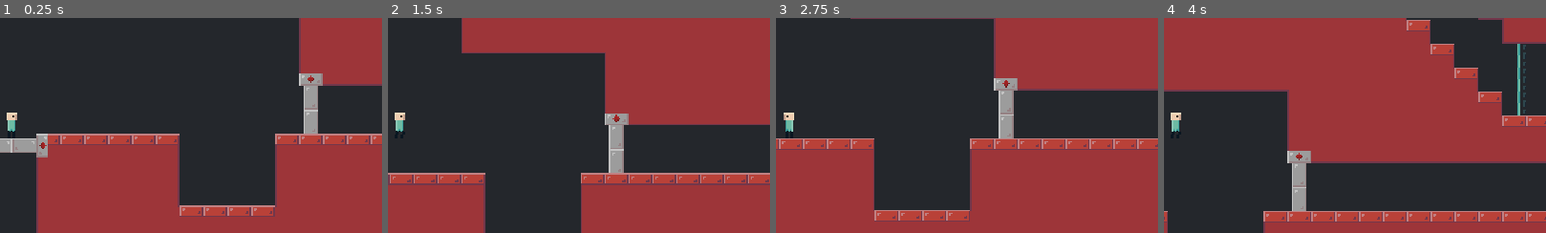
Above: before the commit, frames 1-4 (left to right).
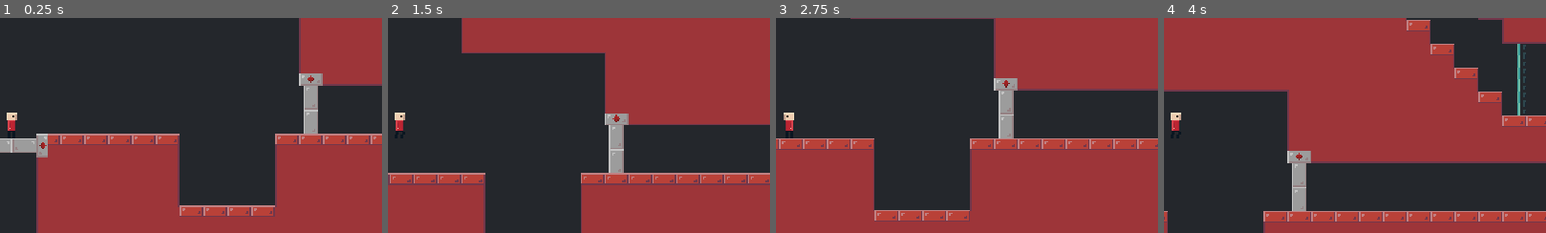
Above: after the commit, the same moments.

Repository: Lunatic-Games/kill-me-now
Game: Godot game, scene res://levels/train_station_5.tscn
Two runs of this game, one before a commit and one after it. Both use one fixed random seed, a clock stepped at 60 frames per second and the inputs below. This scene is started directly instead of the project's main scene.
Inputs:
- Up to frame 1 (0.25 s): no input
- Up to frame 2 (1.5 s): tap Enter at 0.5 s; hold D (move_right) from 0.53 s (still down); tap E (interact) at 0.6, 1.35 s; tap Space (jump) at 0.77 s
- Up to frame 3 (2.75 s): tap Space (jump) at 1.52 s; release D (move_right) at 2.03 s; hold A (move_left) from 2.03 s (still down); tap E (interact) at 2.1 s
- Up to frame 4 (4 s): release A (move_left) at 2.78 s; hold D (move_right) from 2.78 s (still down); tap E (interact) at 2.85, 3.6 s; tap Space (jump) at 3.02, 3.77 s
The pictures show only the part of the screen within x 48-98%, y 26-76%; the shares and areas given below are measured in that part.

The runs differ from the first frame. In frame 1, 0.1% of the frame differs, in the area x 2-4%, y 47-53%; in frame 2, 0.1%; in frame 3, 0.1%, in the area x 2-5%, y 47-53%; in frame 4, 0.1%.

Commit message:
Finnished base of levels 1-5

Diff:
--- a/levels/train_station_1.tscn
+++ b/levels/train_station_1.tscn
@@ -1,15 +1,22 @@
-[gd_scene load_steps=5 format=2]
+[gd_scene load_steps=7 format=2]
 
 [ext_resource path="res://tiles/dungeon_tileset.tres" type="TileSet" id=1]
 [ext_resource path="res://soul/soul.tscn" type="PackedScene" id=2]
 [ext_resource path="res://body/body.tscn" type="PackedScene" id=3]
 [ext_resource path="res://contraptions/electric_rail/electric_rail.tscn" type="PackedScene" id=4]
+[ext_resource path="res://menus/pause_menu/pause_menu.tscn" type="PackedScene" id=5]
+[ext_resource path="res://levels/level.gd" type="Script" id=6]
 
 [node name="train_station_1" type="Node2D"]
+script = ExtResource( 6 )
+
+[node name="PauseMenu" parent="." instance=ExtResource( 5 )]
 
 [node name="TileMap" type="TileMap" parent="."]
 tile_set = ExtResource( 1 )
 cell_size = Vector2( 32, 32 )
+collision_layer = 3
+collision_mask = 3
 format = 1
 tile_data = PoolIntArray( 131068, 0, 65537, 131069, 0, 65536, 131070, 0, 65536, 131071, 0, 65536, 65536, 0, 65536, 6553 …(6990 unchanged characters)…
 
@@ -17,6 +24,7 @@
 position = Vector2( 340, 421 )
 
 [node name="Soul" parent="Body" instance=ExtResource( 2 )]
+show_behind_parent = true
 position = Vector2( 0, 4 )
 
 [node name="ElectricRail" parent="." instance=ExtResource( 4 )]
--- a/levels/train_station_2.tscn
+++ b/levels/train_station_2.tscn
@@ -7,6 +7,8 @@
 [ext_resource path="res://contraptions/fence/fence.tscn" type="PackedScene" id=5]
 [ext_resource path="res://contraptions/soul_fence/soul_fence.tscn" type="PackedScene" id=6]
 [ext_resource path="res://contraptions/electric_rail/electric_rail.tscn" type="PackedScene" id=7]
+[ext_resource path="res://menus/pause_menu/pause_menu.tscn" type="PackedScene" id=8]
+[ext_resource path="res://levels/level.gd" type="Script" id=9]
 
 [sub_resource type="GDScript" id=1]
 script/source = "extends \"res://contraptions/electric_rail/electric_rail.gd\"
@@ -57,6 +59,9 @@
 "
 
 [node name="train_station_1" type="Node2D"]
+script = ExtResource( 9 )
+
+[node name="PauseMenu" parent="." instance=ExtResource( 8 )]
 
 [node name="SoulFence" parent="." instance=ExtResource( 6 )]
 position = Vector2( 1296, 462 )
@@ -75,6 +80,8 @@
 [node name="TileMap" type="TileMap" parent="."]
 tile_set = ExtResource( 1 )
 cell_size = Vector2( 32, 32 )
+collision_layer = 3
+collision_mask = 3
 format = 1
 tile_data = PoolIntArray( 131064, 0, 65537, 131065, 0, 65536, 131066, 0, 65536, 131067, 0, 65536, 131068, 0, 65536, 131 …(21624 unchanged characters)…
 
@@ -82,6 +89,7 @@
 position = Vector2( 340, 421 )
 
 [node name="Soul" parent="Body" instance=ExtResource( 2 )]
+show_behind_parent = true
 position = Vector2( 0, 4 )
 
 [node name="Lever" parent="." instance=ExtResource( 4 )]
--- a/levels/train_station_3.tscn
+++ b/levels/train_station_3.tscn
@@ -6,8 +6,10 @@
 [ext_resource path="res://contraptions/lever/lever.tscn" type="PackedScene" id=4]
 [ext_resource path="res://contraptions/gate/gate.tscn" type="PackedScene" id=5]
 [ext_resource path="res://contraptions/spikes/spikes.tscn" type="PackedScene" id=6]
+[ext_resource path="res://menus/pause_menu/pause_menu.tscn" type="PackedScene" id=7]
+[ext_resource path="res://levels/level.gd" type="Script" id=8]
 
-[sub_resource type="GDScript" id=2]
+[sub_resource type="GDScript" id=1]
 script/source = "extends \"res://contraptions/gate/gate.gd\"
 
 
@@ -32,10 +34,13 @@
 "
 
 [node name="train_station_1" type="Node2D"]
+script = ExtResource( 8 )
 
 [node name="TileMap" type="TileMap" parent="."]
 tile_set = ExtResource( 1 )
 cell_size = Vector2( 32, 32 )
+collision_layer = 3
+collision_mask = 3
 format = 1
 tile_data = PoolIntArray( -131077, 0, 65537, -131076, 0, 65536, -131075, 0, 65536, -131074, 0, 65536, -131073, 0, 65536 …(32064 unchanged characters)…
 
@@ -66,6 +71,7 @@
 position = Vector2( 340, 421 )
 
 [node name="Soul" parent="Bodies/Body" instance=ExtResource( 2 )]
+show_behind_parent = true
 position = Vector2( 0, 4 )
 
 [node name="Body2" parent="Bodies" instance=ExtResource( 3 )]
@@ -78,5 +84,7 @@
 
 [node name="Spikes2" parent="Spikes" instance=ExtResource( 6 )]
 position = Vector2( 912, 1104 )
+
+[node name="PauseMenu" parent="." instance=ExtResource( 7 )]
 [connection signal="pulled" from="Levers/Lever2" to="Gates/Gate2" method="_on_Lever2_pulled"]
 [connection signal="pulled" from="Levers/Lever" to="Gates/Gate" method="_on_Lever_pulled"]
--- a/levels/train_station_4.tscn
+++ b/levels/train_station_4.tscn
@@ -7,6 +7,8 @@
 [ext_resource path="res://contraptions/lever/lever.tscn" type="PackedScene" id=5]
 [ext_resource path="res://contraptions/soul_fence/soul_fence.tscn" type="PackedScene" id=6]
 [ext_resource path="res://contraptions/electric_rail/electric_rail.tscn" type="PackedScene" id=7]
+[ext_resource path="res://menus/pause_menu/pause_menu.tscn" type="PackedScene" id=8]
+[ext_resource path="res://levels/level.gd" type="Script" id=9]
 
 [sub_resource type="GDScript" id=1]
 script/source = "extends \"res://contraptions/electric_rail/electric_rail.gd\"
@@ -57,10 +59,15 @@
 "
 
 [node name="train_station_1" type="Node2D"]
+script = ExtResource( 9 )
+
+[node name="PauseMenu" parent="." instance=ExtResource( 8 )]
 
 [node name="TileMap" type="TileMap" parent="."]
 tile_set = ExtResource( 1 )
 cell_size = Vector2( 32, 32 )
+collision_layer = 3
+collision_mask = 3
 format = 1
 tile_data = PoolIntArray( 131068, 0, 65537, 131069, 0, 65536, 131070, 0, 65536, 131071, 0, 65536, 65536, 0, 65536, 6553 …(32203 unchanged characters)…
 
@@ -131,6 +138,7 @@
 position = Vector2( 340, 421 )
 
 [node name="Soul" parent="Bodies/Body" instance=ExtResource( 2 )]
+show_behind_parent = true
 position = Vector2( 0, 4 )
 
 [node name="Body2" parent="Bodies" instance=ExtResource( 3 )]
--- a/levels/train_station_5.tscn
+++ b/levels/train_station_5.tscn
@@ -8,12 +8,96 @@
 [ext_resource path="res://contraptions/soul_fence/soul_fence.tscn" type="PackedScene" id=6]
 [ext_resource path="res://contraptions/pressure_plate/pressure_plate.tscn" type="PackedScene" id=7]
 [ext_resource path="res://contraptions/gate/gate.tscn" type="PackedScene" id=8]
+[ext_resource path="res://menus/pause_menu/pause_menu.tscn" type="PackedScene" id=9]
+[ext_resource path="res://levels/level.gd" type="Script" id=10]
+[ext_resource path="res://contraptions/spikes/spikes.tscn" type="PackedScene" id=11]
+
+[sub_resource type="GDScript" id=1]
+script/source = "extends \"res://contraptions/gate/gate.gd\"
+
+
+
+func _on_PressurePlate5_toggled(on):
+	if on:
+		open()
+	else:
+		close()
+"
+
+[sub_resource type="GDScript" id=2]
+script/source = "extends \"res://contraptions/gate/gate.gd\"
+
+
+
+func _on_Lever23_pulled(on):
+	if on:
+		open()
+	else:
+		close()
+"
+
+[sub_resource type="GDScript" id=3]
+script/source = "extends \"res://contraptions/gate/gate.gd\"
+
+
+
+func _on_PressurePlate_toggled(on):
+	if on:
+		open()
+	else:
+		close()
+"
+
+[sub_resource type="GDScript" id=4]
+script/source = "extends \"res://contraptions/gate/gate.gd\"
+
+
+
+func _on_Lever23_pulled(on):
+	if on:
+		open()
+	else:
+		close()
+"
+
+[sub_resource type="GDScript" id=5]
+script/source = "extends \"res://contraptions/gate/gate.gd\"
+
+
+
+func _on_PressurePlate4_toggled(on):
+	if on:
+		open()
+	else:
+		close()
+
+func _on_PressurePlate46_toggled(on):
+	if on:
+		open()
+	else:
+		close()
+"
+
+[sub_resource type="GDScript" id=6]
+script/source = "extends \"res://contraptions/gate/gate.gd\"
+
+
+
+func _on_PressurePlate46_toggled(on):
+	if on:
+		open()
+	else:
+		close()
+"
 
 [node name="train_station_1" type="Node2D"]
+script = ExtResource( 10 )
 
 [node name="TileMap" type="TileMap" parent="."]
 tile_set = ExtResource( 1 )
 cell_size = Vector2( 32, 32 )
+collision_layer = 3
+collision_mask = 3
 format = 1
 tile_data = PoolIntArray( -524312, 0, 65537, -524311, 0, 65536, -524310, 0, 65536, -524309, 0, 65536, -524308, 0, 65536 …(100630 unchanged characters)…
 
@@ -148,23 +232,29 @@
 [node name="Gate5" parent="Gates" instance=ExtResource( 8 )]
 position = Vector2( 1344, 208 )
 rotation = -1.5708
+script = SubResource( 1 )
+
+[node name="Gate2" parent="Gates" instance=ExtResource( 8 )]
+position = Vector2( -384, 736 )
+rotation = 1.5708
+script = SubResource( 2 )
 
 [node name="Gate" parent="Gates" instance=ExtResource( 8 )]
-position = Vector2( -384, 736 )
-rotation = 1.5708
-
-[node name="Gate2" parent="Gates" instance=ExtResource( 8 )]
 position = Vector2( -720, 1056 )
+script = SubResource( 3 )
 
 [node name="Gate3" parent="Gates" instance=ExtResource( 8 )]
 position = Vector2( 752, 416 )
+script = SubResource( 4 )
 
 [node name="Gate4" parent="Gates" instance=ExtResource( 8 )]
 position = Vector2( 1392, 416 )
+script = SubResource( 5 )
 
 [node name="Gate6" parent="Gates" instance=ExtResource( 8 )]
 position = Vector2( 352, 464 )
 rotation = 1.5708
+script = SubResource( 6 )
 
 [node name="Bodies" type="Node2D" parent="."]
 
@@ -172,15 +262,16 @@
 position = Vector2( 352, 430 )
 
 [node name="Soul" parent="Bodies/Body" instance=ExtResource( 2 )]
+show_behind_parent = true
 position = Vector2( 0, 4 )
 
-[node name="Body2" parent="Bodies" instance=ExtResource( 3 )]
+[node name="Body4" parent="Bodies" instance=ExtResource( 3 )]
 position = Vector2( -284, 840 )
 
 [node name="Body3" parent="Bodies" instance=ExtResource( 3 )]
 position = Vector2( -781, 1288 )
 
-[node name="Body4" parent="Bodies" instance=ExtResource( 3 )]
+[node name="Body2" parent="Bodies" instance=ExtResource( 3 )]
 position = Vector2( -463, 680 )
 
 [node name="Body5" parent="Bodies" instance=ExtResource( 3 )]
@@ -191,16 +282,33 @@
 [node name="PressurePlate" parent="PressurePlates" instance=ExtResource( 7 )]
 position = Vector2( -656, 1296 )
 
-[node name="PressurePlate2" parent="PressurePlates" instance=ExtResource( 7 )]
+[node name="PressurePlate46" parent="PressurePlates" instance=ExtResource( 7 )]
 position = Vector2( 1104, 304 )
 
-[node name="PressurePlate3" parent="PressurePlates" instance=ExtResource( 7 )]
+[node name="PressurePlate4" parent="PressurePlates" instance=ExtResource( 7 )]
 position = Vector2( 1263, 176 )
 
-[node name="PressurePlate4" parent="PressurePlates" instance=ExtResource( 7 )]
+[node name="PressurePlate5" parent="PressurePlates" instance=ExtResource( 7 )]
 position = Vector2( 1520, 432 )
 
 [node name="Levers" type="Node2D" parent="."]
 
-[node name="Lever" parent="Levers" instance=ExtResource( 5 )]
+[node name="Lever23" parent="Levers" instance=ExtResource( 5 )]
 position = Vector2( -368, 1072 )
+
+[node name="PauseMenu" parent="." instance=ExtResource( 9 )]
+
+[node name="Spikes" type="Node2D" parent="."]
+
+[node name="Spikes2" parent="Spikes" instance=ExtResource( 11 )]
+position = Vector2( 368, 1552 )
+
+[node name="Spikes" parent="Spikes" instance=ExtResource( 11 )]
+position = Vector2( 336, 1552 )
+[connection signal="toggled" from="PressurePlates/PressurePlate" to="Gates/Gate" method="_on_PressurePlate_toggled"]
+[connection signal="toggled" from="PressurePlates/PressurePlate46" to="Gates/Gate6" method="_on_PressurePlate46_toggled"]
+[connection signal="toggled" from="PressurePlates/PressurePlate46" to="Gates/Gate4" method="_on_PressurePlate46_toggled"]
+[connection signal="toggled" from="PressurePlates/PressurePlate4" to="Gates/Gate4" method="_on_PressurePlate4_toggled"]
+[connection signal="toggled" from="PressurePlates/PressurePlate5" to="Gates/Gate5" method="_on_PressurePlate5_toggled"]
+[connection signal="pulled" from="Levers/Lever23" to="Gates/Gate3" method="_on_Lever23_pulled"]
+[connection signal="pulled" from="Levers/Lever23" to="Gates/Gate2" method="_on_Lever23_pulled"]
Not shown: 2 places in levels/train_station_2.tscn that only renumber resources
Not shown: 3 places in levels/train_station_3.tscn that only renumber resources
Not shown: 2 places in levels/train_station_4.tscn that only renumber resources
Not shown: 1 places in levels/train_station_5.tscn that only renumber resources
